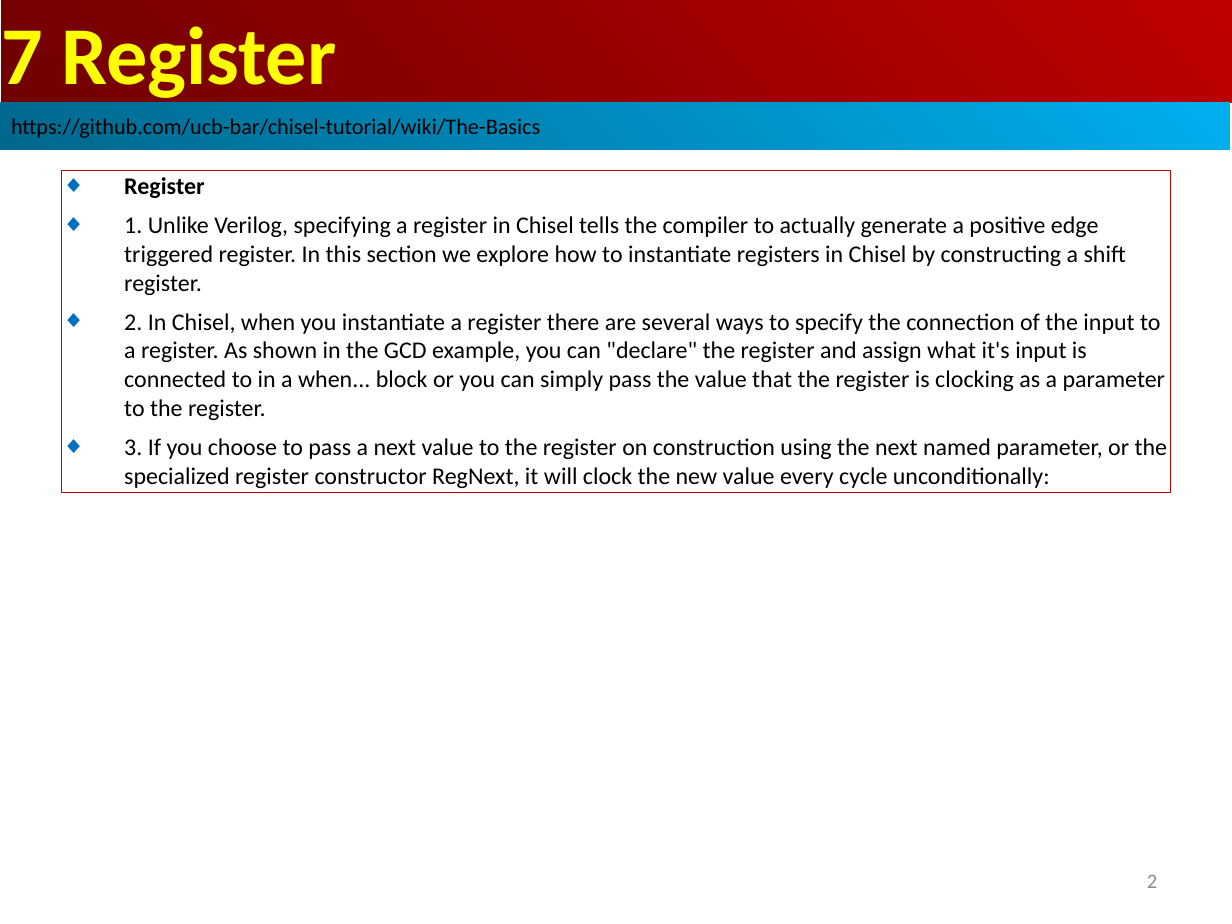
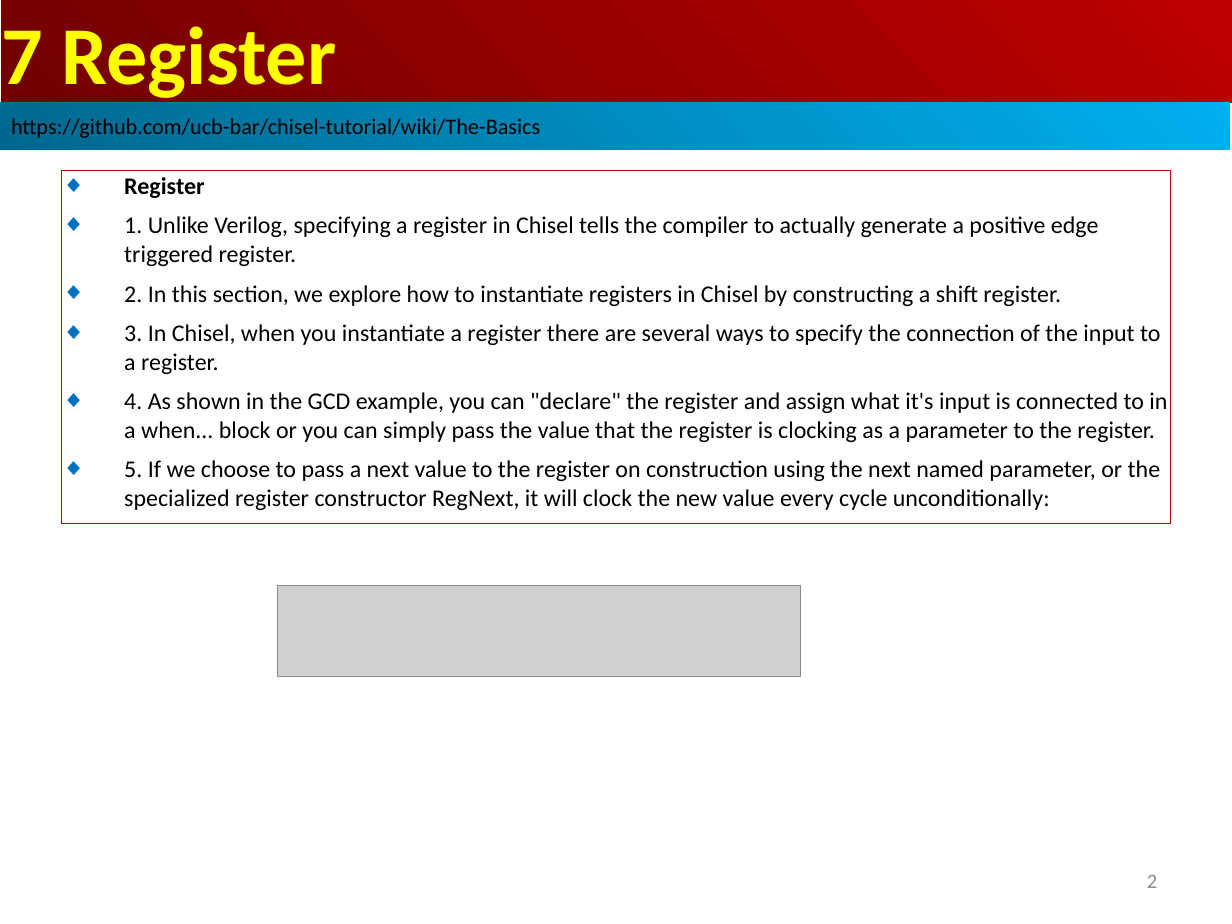
Before and after one commit to peterhchen/AIU_CS800_Chisel, a slide deck: slide 2 of 700_Dev_Guide/007_Register/000_Video/007_Register.ppt. Drawn at 1232x924 pixels with LibreOffice and Linux fonts; fonts in the diff are those of the drawing; grey boxes stand for pictures. Boxes give left, top, right and bottom in pixels: in the first picture for what was removed or moved away, otherwise in the second. Text is boxed around its words. In the diff, an @@ line names an element or a change of style, - is before the commit and + after.

```diff
--- a/700_Dev_Guide/007_Register/000_Video/007_Register.ppt
+++ b/700_Dev_Guide/007_Register/000_Video/007_Register.ppt
@@ rectangle "Register" resized from (x1=62, y1=170, x2=1170, y2=493) to (x1=62, y1=170, x2=1170, y2=524) @@
@@ text in rectangle at (x1=124, y1=216, x2=1167, y2=510): text changed @@
-◆ 1. Unlike Verilog, specifying a register in Chisel tells the compiler to actually generate a positive edge triggered register. In this section we explore how to instantiate registers in Chisel by constructing a shift register.
-◆ 2. In Chisel, when you instantiate a register there are several ways to specify the connection of the input to a register. As shown in the GCD example, you can "declare" the register and assign what it's input is connected to in a when... block or you can simply pass the value that the register is clocking as a parameter to the register.
-◆ 3. If you choose to pass a next value to the register on construction using the next named parameter, or the specialized register constructor RegNext, it will clock the new value every cycle unconditionally:
+◆ 1. Unlike Verilog, specifying a register in Chisel tells the compiler to actually generate a positive edge triggered register.
+◆ 2. In this section, we explore how to instantiate registers in Chisel by constructing a shift register.
+◆ 3. In Chisel, when you instantiate a register there are several ways to specify the connection of the input to a register.
+◆ 4. As shown in the GCD example, you can "declare" the register and assign what it's input is connected to in a when... block or you can simply pass the value that the register is clocking as a parameter to the register.
+◆ 5. If we choose to pass a next value to the register on construction using the next named parameter, or the specialized register constructor RegNext, it will clock the new value every cycle unconditionally:
@@ picture added at (x1=277, y1=585, x2=801, y2=676) @@
```
Also in this commit, not shown: 1 other slide changed, 13 slides added.
